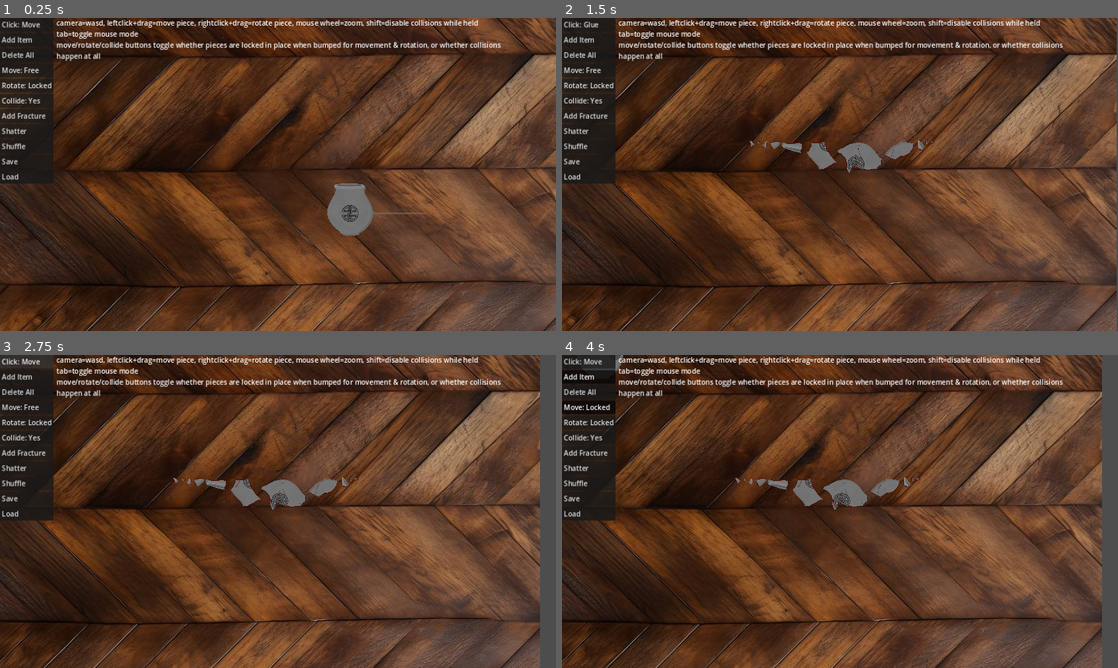
Above: before the commit, frames 1-4 (two rows, left to right).
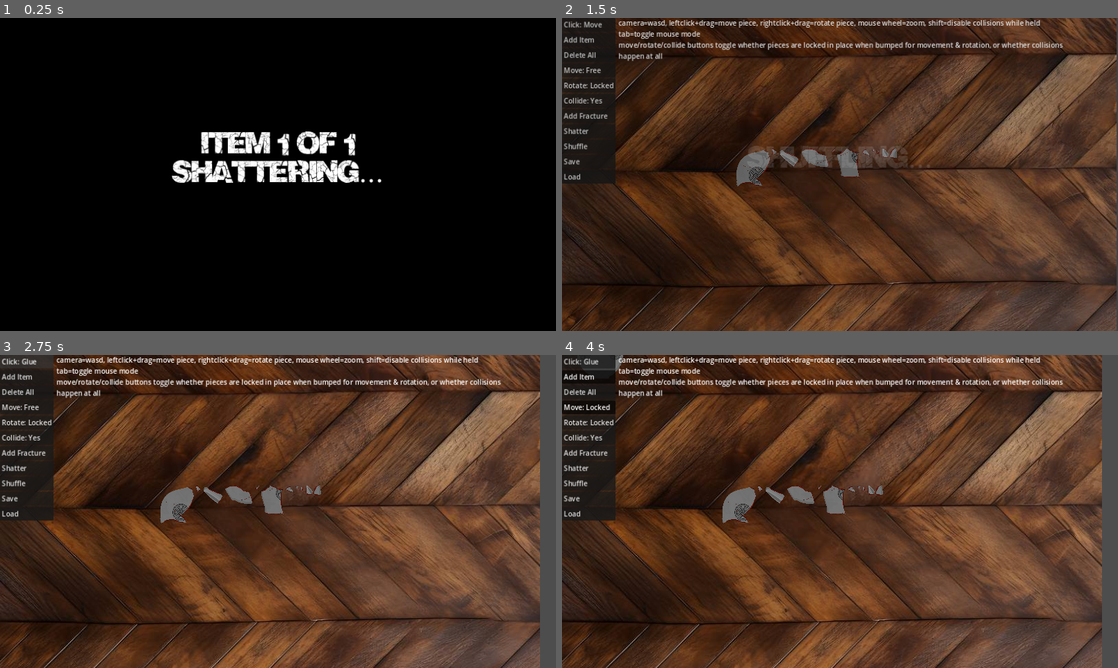
Above: after the commit, the same moments.

Repository: feyrkh/Exploratory
Game: Godot game, scene res://pottery/CleaningTable.tscn
Two runs of this game, one before a commit and one after it. Both use one fixed random seed, a clock stepped at 60 frames per second and the inputs below. This scene is started directly instead of the project's main scene.
Inputs (mouse positions are in pixels of both pictures, inside the frame that each line leads up to):
- Up to frame 1 (0.25 s): no input
- Up to frame 2 (1.5 s): click "Click: Move" at 0.5 s; tap Enter at 1.25 s; move the mouse to (962, 158) at 1.27 s; hold D (right) from 1.28 s (still down); tap Space (add_crack) at 1.35 s; click (962, 158) at 1.42 s
- Up to frame 3 (2.75 s): release D (right) at 2 s; click "Click: Glue" (after the commit: "Click: Move") at 2 s
- Up to frame 4 (4 s): click "Add Item" at 2.75 s; click "Move: Free" at 3.5 s

The runs differ from the first frame. In frame 1, 99% of the frame differs, in the area x 0-100%, y 0-100%; in frame 2, 2.8%; in frame 3, 1.7%; in frame 4, 1.7%.

Commit message:
Loading screen

Diff:
--- a/pottery/ArcheologyItem.gd
+++ b/pottery/ArcheologyItem.gd
@@ -669,7 +669,6 @@
 		#print("Zero width path found")
 		var new_pt = break_path[0] - (break_path[0] - break_path[1])/2
 		break_path.insert(1, new_pt)
-
 	if !Geometry2D.is_point_in_polygon(break_path[0], original_boundary_polygon):
 		break_path[0] = break_path[0] + (break_path[1] - break_path[0]).normalized() * 2
 	if !Geometry2D.is_point_in_polygon(break_path[-1], original_boundary_polygon):
--- a/pottery/CleaningTable.gd
+++ b/pottery/CleaningTable.gd
@@ -19,22 +19,35 @@
 	if settings == null:
 		settings = {}
 
+	var fade_rect:ColorRect = find_child("FadeRect")
+	var fade_label:Label = find_child("FadeLabel")
+	fade_rect.visible = true
+	fade_rect.modulate.a = 1.0
+
 	PhysicsServer2D.set_active(false)
 	Global.click_mode_changed.connect(update_button_text)
 	update_button_text()
 	var scene_center = (camera_bot_right_limit - camera_top_left_limit)/2 + camera_top_left_limit
-	for i in range(settings.get(ITEM_COUNT_SETTING, 1)):
+	var total_items = settings.get(ITEM_COUNT_SETTING, 1)
+	for i in range(total_items):
+		fade_label.text = "Item "+str(i+1)+" of "+str(total_items)+"\nGenerating..."
+		await get_tree().process_frame
 		var new_item = await ItemBuilder.build_random_item(null, false)
 		$Pieces.add_child(new_item)
 		new_item.position = scene_center + Vector2(randf_range(-400, 400), randf_range(-400, 400))
+		fade_label.text = "Item "+str(i+1)+" of "+str(total_items)+"\nShattering..."
 		await get_tree().process_frame
 		for j in range(settings.get(CRACK_COUNT_SETTING, 8)):
 			new_item.random_scar()
 		await new_item.try_shatter(Global.shatter_width, true)
 
 	PhysicsServer2D.set_active(true)
+	fade_label.text = "Shuffling..."
+	await get_tree().process_frame
 	_on_shuffle_button_pressed()
-
+	var tween := create_tween()
+	tween.tween_property(fade_rect, "modulate", Color(fade_rect.modulate.r, fade_rect.modulate.g, fade_rect.modulate.b, 0.0), 1.0)
+	tween.tween_callback(fade_rect.queue_free)
 #	var new_item = await ItemBuilder.build_random_item()
 #	new_item.name = "Pot3"
 #	$Pieces.add_child(new_item)
--- a/pottery/CleaningTable.tscn
+++ b/pottery/CleaningTable.tscn
@@ -1,7 +1,8 @@
-[gd_scene load_steps=6 format=3 uid="uid://dsqjk8ggv547x"]
+[gd_scene load_steps=7 format=3 uid="uid://dsqjk8ggv547x"]
 
 [ext_resource type="Script" path="res://pottery/CleaningTable.gd" id="1_avayf"]
 [ext_resource type="Script" path="res://pottery/CursorArea.gd" id="2_018s2"]
+[ext_resource type="Theme" uid="uid://ds00llpm4138j" path="res://theme/loading_screen.tres" id="3_dm5cm"]
 [ext_resource type="Texture2D" uid="uid://cc8pmk1km76fw" path="res://art/desktop.jpg" id="3_g5nv7"]
 
 [sub_resource type="CircleShape2D" id="CircleShape2D_tahv2"]
@@ -13,8 +14,8 @@
 [node name="CleaningTable" type="Node2D"]
 script = ExtResource("1_avayf")
 camera_top_left_limit = Vector2(-400, -250)
-metadata/_edit_vertical_guides_ = [4383.0, 352.0, -362.0, 3700.0, 2055.0]
-metadata/_edit_horizontal_guides_ = [-294.0, 3199.0, 1523.0]
+metadata/_edit_vertical_guides_ = [4383.0, 3700.0, 2055.0]
+metadata/_edit_horizontal_guides_ = [3199.0, 1523.0]
 
 [node name="TextureRect" type="TextureRect" parent="."]
 z_index = -4096
@@ -120,6 +121,24 @@
 move/rotate/collide buttons toggle whether pieces are locked in place when bumped for movement & rotation, or whether collisions
 happen at all"
 
+[node name="FadeRect" type="ColorRect" parent="CanvasLayer"]
+offset_left = -1093.0
+offset_top = -390.0
+offset_right = 5176.0
+offset_bottom = 3396.0
+color = Color(0, 0, 0, 1)
+
+[node name="FadeLabel" type="Label" parent="CanvasLayer/FadeRect"]
+layout_mode = 0
+offset_left = 1094.0
+offset_top = 591.0
+offset_right = 2374.0
+offset_bottom = 842.0
+theme = ExtResource("3_dm5cm")
+text = "Loading...."
+horizontal_alignment = 1
+vertical_alignment = 1
+
 [node name="CursorArea" type="Area2D" parent="."]
 collision_layer = 0
 collision_mask = 2
--- /dev/null
+++ b/theme/loading_screen.tres
@@ -0,0 +1,9 @@
+[gd_resource type="Theme" load_steps=3 format=3 uid="uid://ds00llpm4138j"]
+
+[ext_resource type="FontFile" uid="uid://31qwtk37jy7j" path="res://theme/Crackvetica.ttf" id="1_a8f6n"]
+[ext_resource type="StyleBox" uid="uid://cvj8odrh2o2ir" path="res://theme/style_box_invisible.tres" id="2_kr3j0"]
+
+[resource]
+Label/font_sizes/font_size = 60
+Label/fonts/font = ExtResource("1_a8f6n")
+Label/styles/normal = ExtResource("2_kr3j0")
